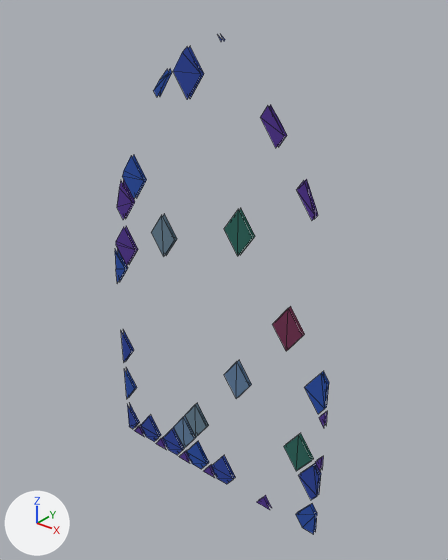
Renders of the glTF model assets/kit/glass_lancet_broken.glb from each side of a commit.
One viewpoint serves both versions: a 50 mm camera at (1.85, -2.2, 3.88) aimed at (0.04, 0.06, 2.49). The lights are fixed; the arrows at lower left show +X, +Y and +Z. The picture after the commit comes second. Mesh edges are drawn as thin lines. Vertices at exactly the same position are counted once.

The scene before the commit, as lines of its bpy script (objects in view):
```python
me_glass_lancet_broken = bpy.data.meshes.new('glass_lancet_broken')
me_glass_lancet_broken.from_pydata(...)  # 280 vertices, 146 faces; spans x -0.72..0.72, y -0.01..0.01, z 1.18..3.67
me_glass_lancet_broken.materials.append(mat_m_glass)
ob_glass_lancet_broken = bpy.data.objects.new('glass_lancet_broken', me_glass_lancet_broken)
ob_glass_lancet_broken.location = (0.0, 0.0, 0.0)
```
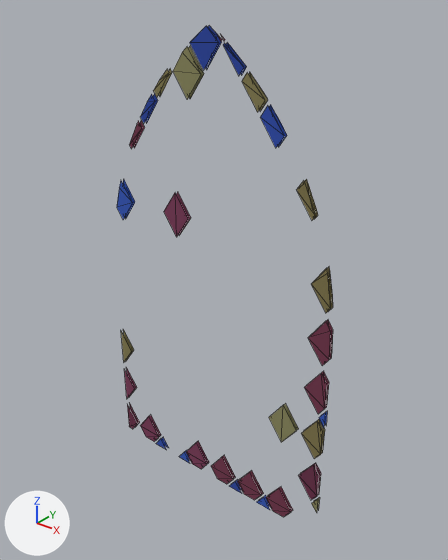
Edits to the bpy script that builds the scene:
```text
Change me_glass_lancet_broken:
    used by ob_glass_lancet_broken; location = (0.0, 0.0, 0.0)
    remove me_glass_lancet_broken.from_pydata(...)  # 280 vertices, 146 faces; spans x -0.72..0.72, y -0.01..0.01, z 1.18..3.67
    add me_glass_lancet_broken.from_pydata(...)  # 294 vertices, 164 faces; spans x -0.72..0.72, y -0.01..0.01, z 1.18..3.7
    me_glass_lancet_broken part 1: the loose piece of 3 vertices spanning x -0.07..0.03, y -0.01, z 1.18..1.25 is moved by (0.2, 0.0, 0.0)
    me_glass_lancet_broken part 2: the loose piece of 5 vertices spanning x -0.41..-0.23, y -0.01, z 1.19..1.38 is moved by (0.6, 0.0, 0.0)
    me_glass_lancet_broken part 3: the loose piece of 5 vertices spanning x -0.41..-0.23, y 0.01, z 1.19..1.38 is moved by (0.6, 0.0, 0.0)
    me_glass_lancet_broken part 4: the loose piece of 3 vertices spanning x 0.68..0.72, y -0.01, z 1.63..1.73 is moved by (0.0, 0.0, -0.28)
    me_glass_lancet_broken part 5: the loose piece of 3 vertices spanning x 0.68..0.72, y 0.01, z 1.63..1.73 is moved by (0.0, 0.0, -0.28)
    me_glass_lancet_broken part 6: the loose piece of 4 vertices spanning x 0.49..0.67, y -0.01, z 1.56..1.8 is moved by (-0.1, 0.0, 0.14)
    me_glass_lancet_broken part 7: the loose piece of 4 vertices spanning x 0.49..0.67, y 0.01, z 1.56..1.8 is moved by (-0.1, 0.0, 0.14)
    me_glass_lancet_broken part 8: the loose piece of 4 vertices spanning x -0.41..-0.23, y -0.01, z 2.54..2.78 is moved by (0.1, 0.0, 0.14)
    me_glass_lancet_broken part 9: the loose piece of 4 vertices spanning x -0.41..-0.23, y 0.01, z 2.54..2.78 is moved by (0.1, 0.0, 0.14)
    me_glass_lancet_broken part 10: the loose piece of 6 vertices spanning x 0.49..0.59, y -0.01, z 2.95..3.12 is copied, and the copy is scaled about its middle by (-1.05, 1, 0.921), then moved by (-1.02, 0.0, 0.13); it spans x -0.53..-0.43, y -0.01, z 3.09..3.25
    me_glass_lancet_broken part 11: the loose piece of 6 vertices spanning x 0.49..0.59, y 0.01, z 2.95..3.12 is copied, and the copy is scaled about its middle by (-1.05, 1, 0.921), then moved by (-1.02, 0.0, 0.13); it spans x -0.53..-0.43, y 0.01, z 3.09..3.25
    me_glass_lancet_broken part 12: 20 loose pieces with 86 vertices, spanning x -0.72..0.71, y -0.01..0.01, z 1.18..3.06, are deleted
    me_glass_lancet_broken part 13
    76 vertices are added at x -0.44..0.71, y -0.01..0.01, z 1.19..3.7
    12 new vertices lie (0.09, 0.0, -0.12) away from vertices in x 0.09..0.59, y -0.01..0.01, z 1.38..3.63
    56 new faces join them
    me_glass_lancet_broken part 14: 82 kept faces spanning x -0.72..0.72, y -0.01..0.01, z 1.18..3.67 get new vertex colours
    other edits to the shape of me_glass_lancet_broken do not show in these pictures
```

Pixel boxes [x1, y1, x2, y2] of what changed, in the pictures (448 x 560 px; the box of a moved part takes in the faces that stretch with it):
'glass_lancet_broken', reshaped: before [115, 34, 329, 534]; after [117, 26, 333, 517]
part 1 of me_glass_lancet_broken, moved or reshaped: before [204, 467, 215, 478]; after [229, 481, 242, 494]
part 2 of me_glass_lancet_broken, moved or reshaped: before [162, 429, 182, 455]; after [237, 472, 261, 500]
part 3 of me_glass_lancet_broken, moved or reshaped: before [172, 428, 184, 450]; after [243, 470, 263, 495]
part 4 of me_glass_lancet_broken, moved or reshaped: before [315, 458, 321, 471]; after [312, 500, 318, 513]
part 5 of me_glass_lancet_broken, moved or reshaped: before [318, 456, 323, 469]; after [314, 497, 320, 511]
part 6 of me_glass_lancet_broken, moved or reshaped: before [284, 435, 312, 471]; after [269, 405, 296, 442]
part 7 of me_glass_lancet_broken, moved or reshaped: before [288, 433, 314, 460]; after [284, 403, 299, 430]
part 8 of me_glass_lancet_broken, moved or reshaped: before [151, 215, 175, 256]; after [164, 193, 188, 237]
part 9 of me_glass_lancet_broken, moved or reshaped: before [163, 214, 177, 255]; after [176, 192, 191, 235]
part 10 of me_glass_lancet_broken, added: after [129, 121, 142, 149]
part 11 of me_glass_lancet_broken, added: after [134, 120, 145, 148]
part 12 of me_glass_lancet_broken, deleted: before [115, 155, 317, 534]
part 13 of me_glass_lancet_broken, added: after [140, 26, 333, 517]
part 14 of me_glass_lancet_broken, recoloured: [117, 34, 329, 510] in both
